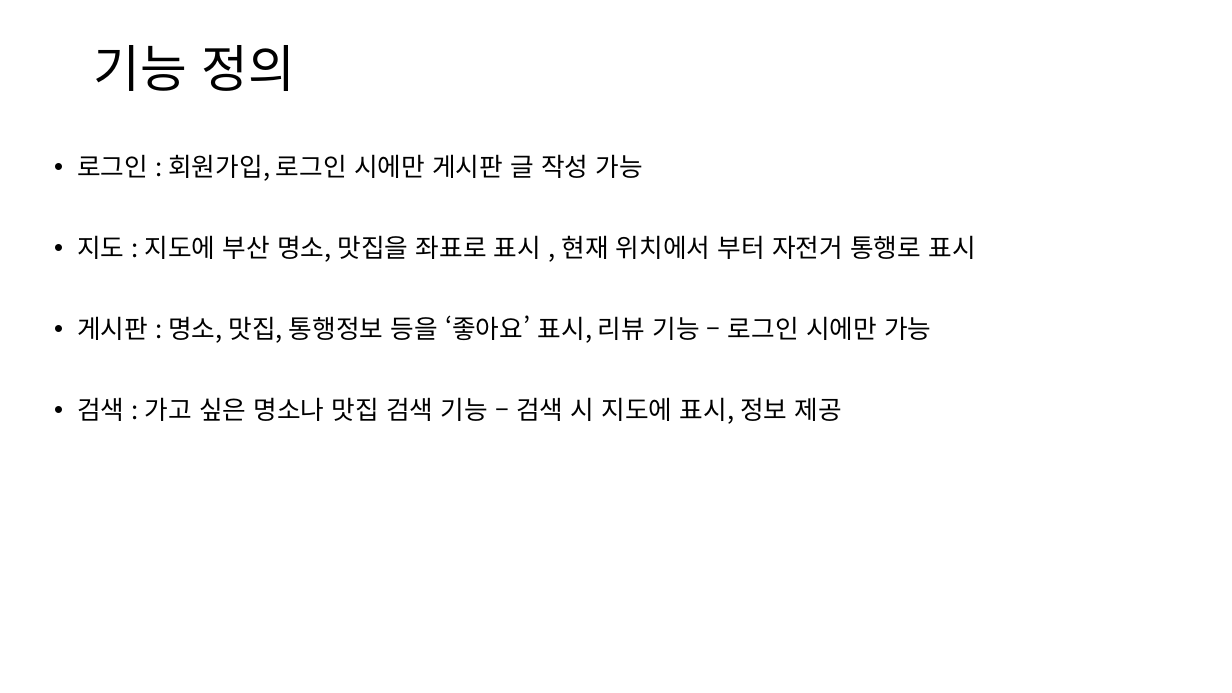
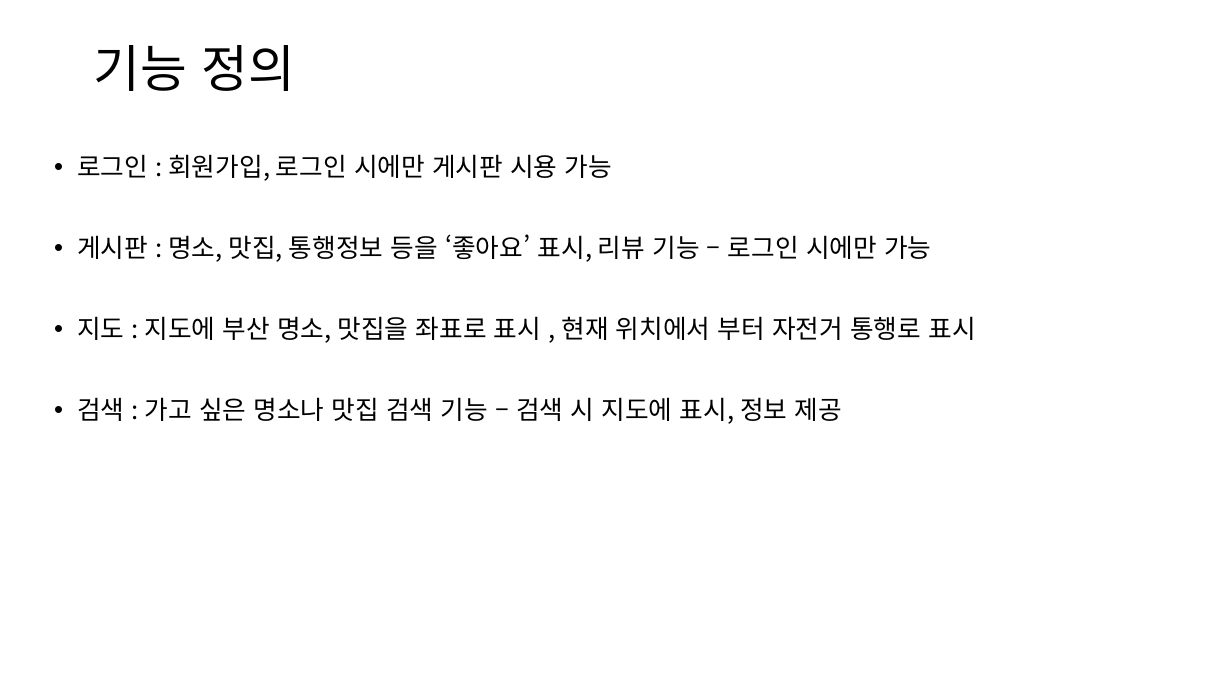
Before and after one commit to hahahahohohoho/mini_project, a slide deck: slide 3 of 빅데이터프로젝트계획서.pptx. Drawn at 1232x693 pixels with LibreOffice and Linux fonts; fonts in the diff are those of the drawing. Boxes give left, top, right and bottom in pixels: in the first picture for what was removed or moved away, otherwise in the second. Text is boxed around its words. In the diff, an @@ line names an element or a change of style, - is before the commit and + after.

Commit message:
마커기능완

```diff
--- a/빅데이터프로젝트계획서.pptx
+++ b/빅데이터프로젝트계획서.pptx
@@ text at bbox=[77, 154, 931, 262]: text changed @@
-• 로그인 : 회원가입, 로그인 시에만 게시판 글 작성 가능
+• 로그인 : 회원가입, 로그인 시에만 게시판 시용 가능
+• 게시판 : 명소, 맛집, 통행정보 등을 ‘좋아요’ 표시, 리뷰 기능 – 로그인 시에만 가능
@@ text at bbox=[77, 315, 931, 343]: paragraph removed @@
-• 게시판 : 명소, 맛집, 통행정보 등을 ‘좋아요’ 표시, 리뷰 기능 – 로그인 시에만 가능
```
Also in this commit, not shown: 38 other files.
